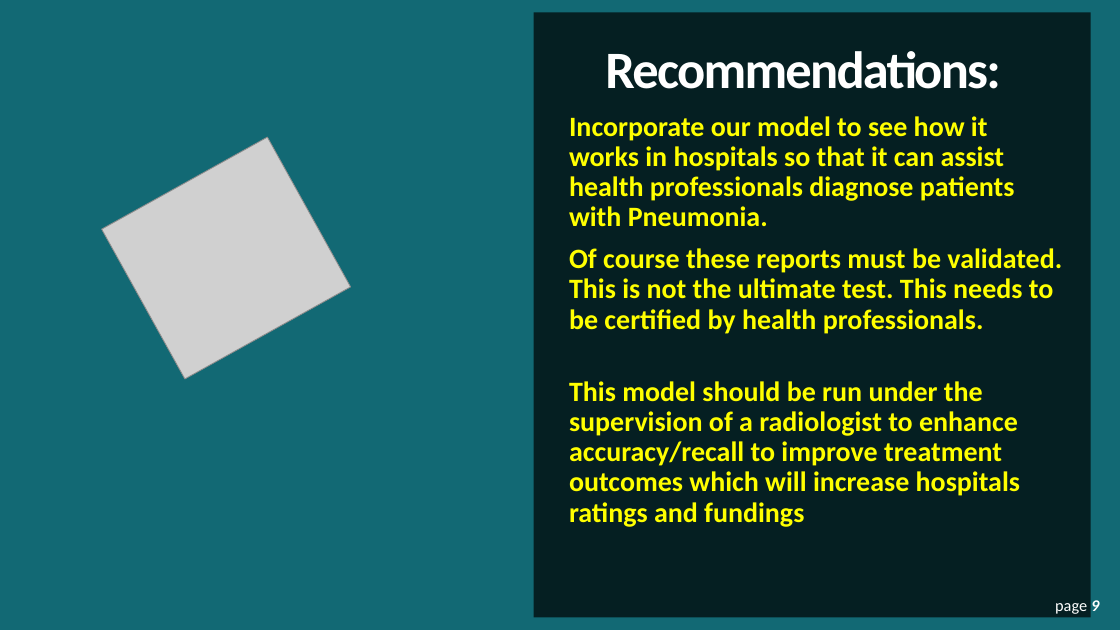
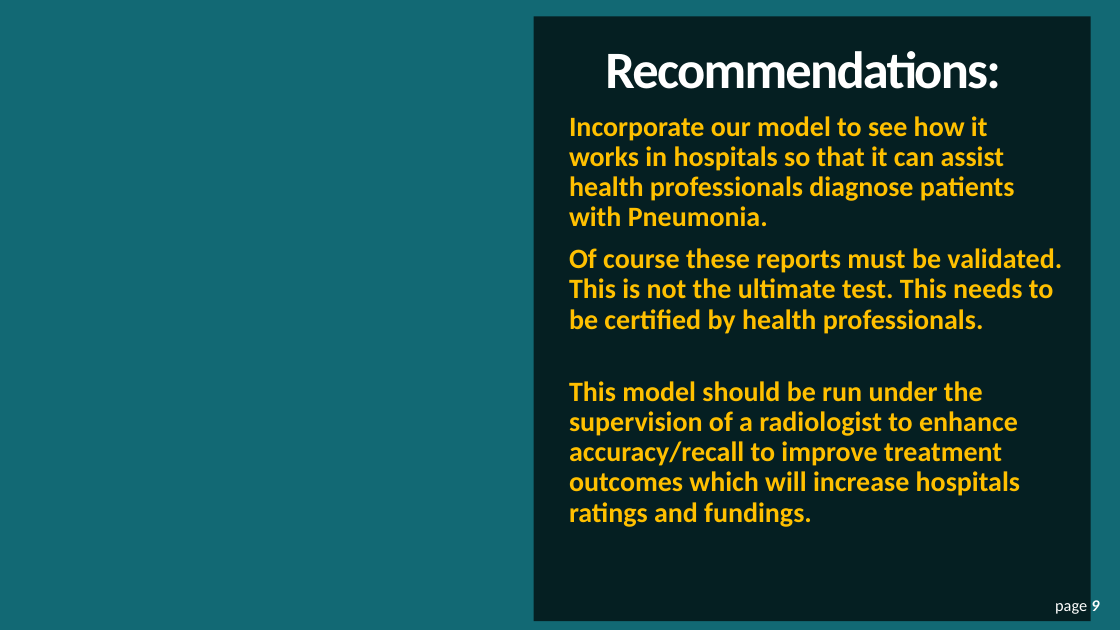
Before and after one commit to GitHub-ccd/pneumonia_detection_CNN_MOD_4, a slide deck: slide 9 of ppt/Pneumonia_detection.pptx. Drawn at 1120x630 pixels with LibreOffice and Linux fonts; fonts in the diff are those of the drawing; grey boxes stand for pictures; background and template pictures are left out. Boxes give left, top, right and bottom in pixels: in the first picture for what was removed or moved away, otherwise in the second. Text is boxed around its words. In the diff, an @@ line names an element or a change of style, - is before the commit and + after.

```diff
--- a/ppt/Pneumonia_detection.pptx
+++ b/ppt/Pneumonia_detection.pptx
@@ rectangle: place and size @@
-rectangle at <box>534,12,1091,617</box>
+rectangle at <box>534,16,1091,621</box>
@@ subtitle at <box>569,116,1062,334</box>: text colour #FFFF00 to #FFC000 in "Incorporate our model to see how it ...", "Of course these reports must be validated. ..." @@
@@ picture removed at <box>101,137,351,379</box> @@
@@ subtitle at <box>569,381,1020,527</box>: text changed; text colour #FFFF00 to #FFC000 @@
-This model should be run under the supervision of a radiologist to enhance accuracy/recall to improve treatment outcomes which will increase hospitals ratings and fundings
+This model should be run under the supervision of a radiologist to enhance accuracy/recall to improve treatment outcomes which will increase hospitals ratings and fundings.
```
Also in this commit, not shown: 8 other slides changed, 2 other files.
